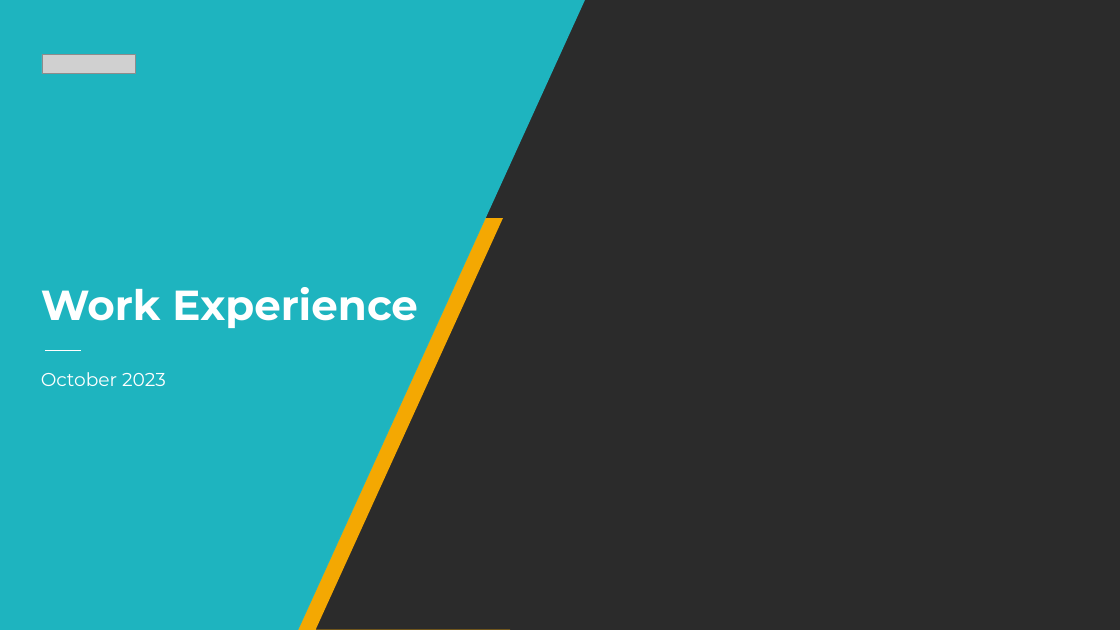
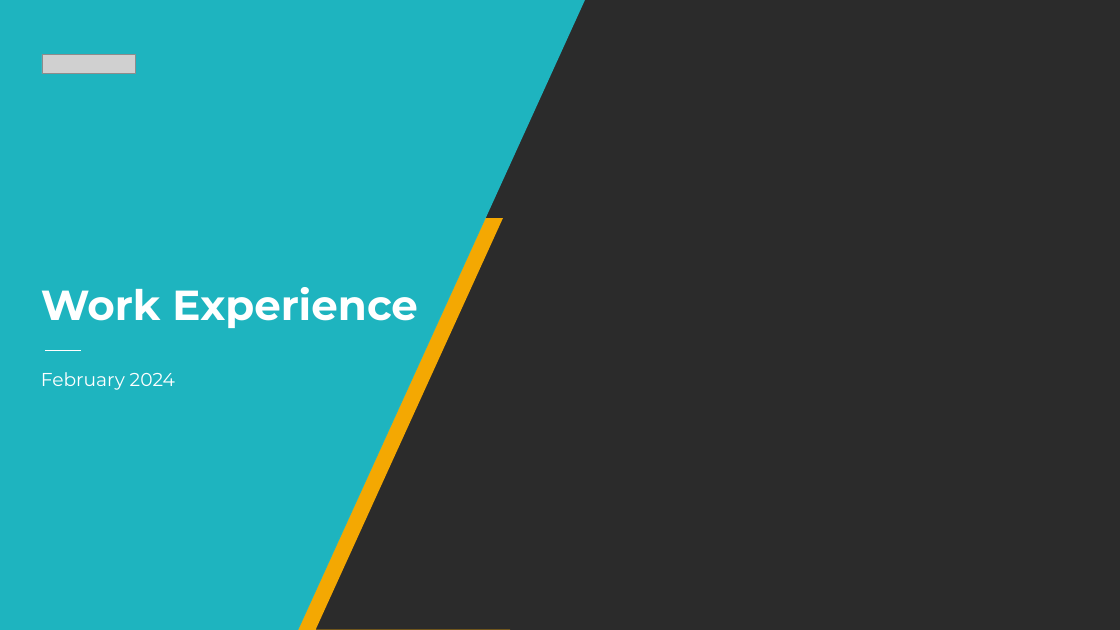
Before and after one commit to rickaw/softwire-work-experience-feb-2024, a slide deck: slide 1 of presentations/intro.pptx. Drawn at 1120x630 pixels with LibreOffice and Linux fonts; fonts in the diff are those of the drawing; grey boxes stand for pictures; background and template pictures are left out; a plain dark background stands for a picture behind light text. Boxes give left, top, right and bottom in pixels: in the first picture for what was removed or moved away, otherwise in the second. Text is boxed around its words. In the diff, an @@ line names an element or a change of style, - is before the commit and + after.

```diff
--- a/presentations/intro.pptx
+++ b/presentations/intro.pptx
@@ subtitle at box(41, 372, 175, 390): text changed @@
-October 2023
+February 2024
```
Also in this commit, not shown: 3 other slides changed.
